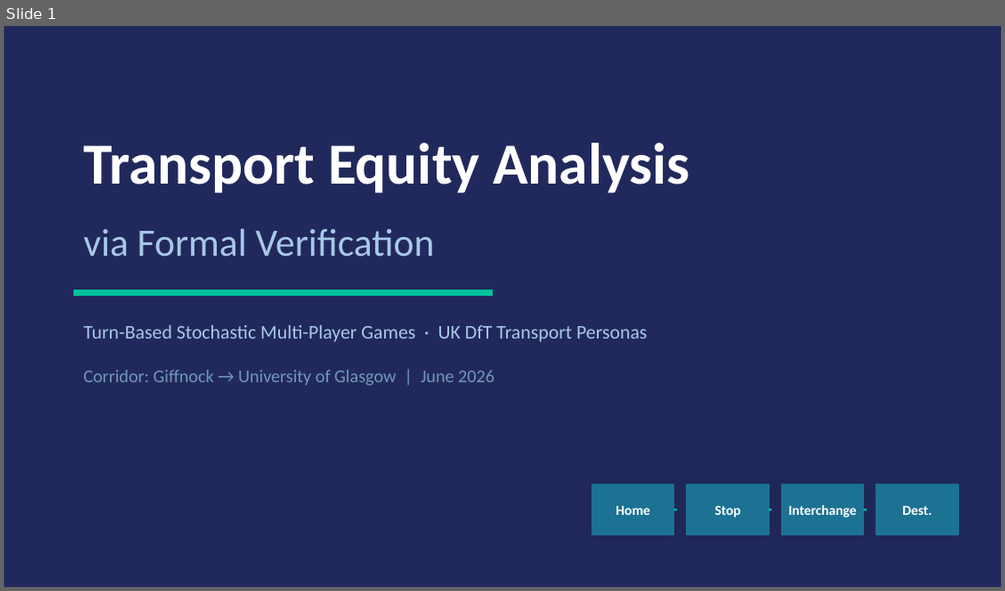
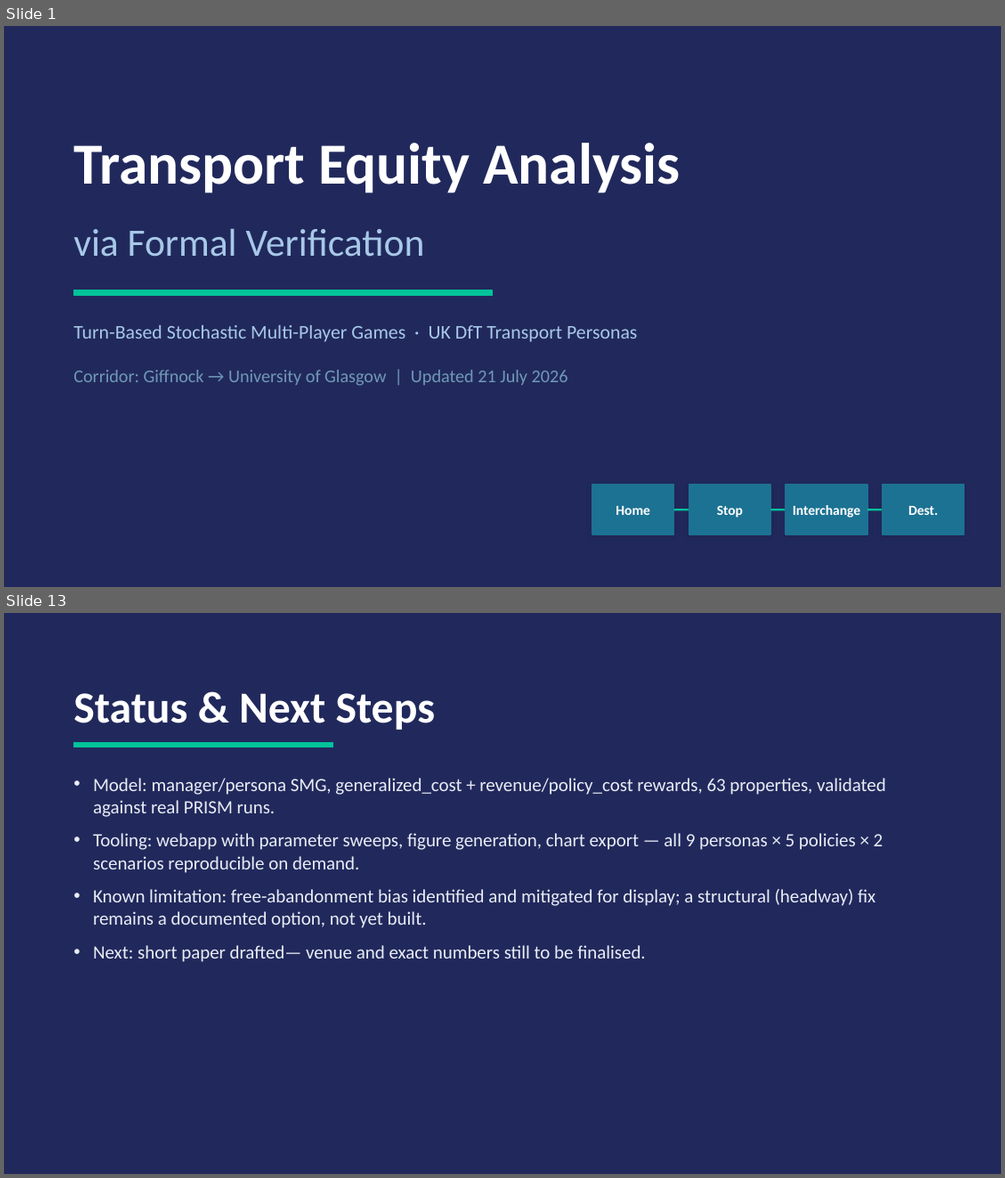
Before and after one commit to Hassan-Chamass/transport_personas_games, a slide deck: transport_smg_presentation.pptx. Shown one above the other, each under a label of ours: slide 1 before the commit, slides 1 and 13 after it; the slides between them are not shown. The pictures are 1005x591 and 1005x1178 pixels, drawn with LibreOffice and Linux fonts; fonts in the diff are those of the drawing. Boxes give left, top, right and bottom in pixels: in the first picture for what was removed or moved away, otherwise in the second. Text is boxed around its words. In the diff, an @@ line names an element or a change of style, - is before the commit and + after.

```diff
--- a/transport_smg_presentation.pptx
+++ b/transport_smg_presentation.pptx
@@ slide 13 added at (4, 613, 1001, 1174), background #21295C @@
@@ text added at (73, 693, 436, 730), 32 pt, text #FFFFFF, bold @@
+Status & Next Steps
@@ rectangle added at (73, 743, 333, 747), fill #02C39A, outline #02C39A 1 pt @@
@@ text added at (93, 778, 886, 962), 13.5 pt, text #E8ECF5 @@
+• Model: manager/persona SMG, generalized_cost + revenue/policy_cost rewards, 63 properties, validated against real PRISM runs.
+• Tooling: webapp with parameter sweeps, figure generation, chart export — all 9 personas × 5 policies × 2 scenarios reproducible on demand.
+• Known limitation: free-abandonment bias identified and mitigated for display; a structural (headway) fix remains a documented option, not yet built.
+• Next: short paper drafted— venue and exact numbers still to be finalised.
@@ slide 1 changed as well @@
@@ 3 texts: place and size @@
-3 texts at (83, 143, 689, 342)
+3 texts at (73, 143, 680, 342)
@@ text at (73, 370, 568, 386): text changed @@
-Corridor: Giffnock → University of Glasgow | June 2026
+Corridor: Giffnock → University of Glasgow | Updated 21 July 2026
@@ 2 texts, 2 rectangles: place and size @@
-2 texts, 2 rectangles at (782, 484, 958, 534)
+2 texts, 2 rectangles at (785, 484, 964, 534)
@@ shadow changed in 3 elements at (688, 484, 770, 534), (785, 484, 867, 534), (882, 484, 964, 534) @@
@@ line moved from (674, 509) - (677, 509) to (674, 509) - (688, 509) @@
@@ line moved from (769, 509) - (771, 509) to (770, 509) - (785, 509) @@
@@ line moved from (863, 509) - (866, 509) to (867, 509) - (882, 509) @@
```
Also in this commit, not shown: 4 other slides changed, 7 other slides added, 3 slides removed, 8 other files.
